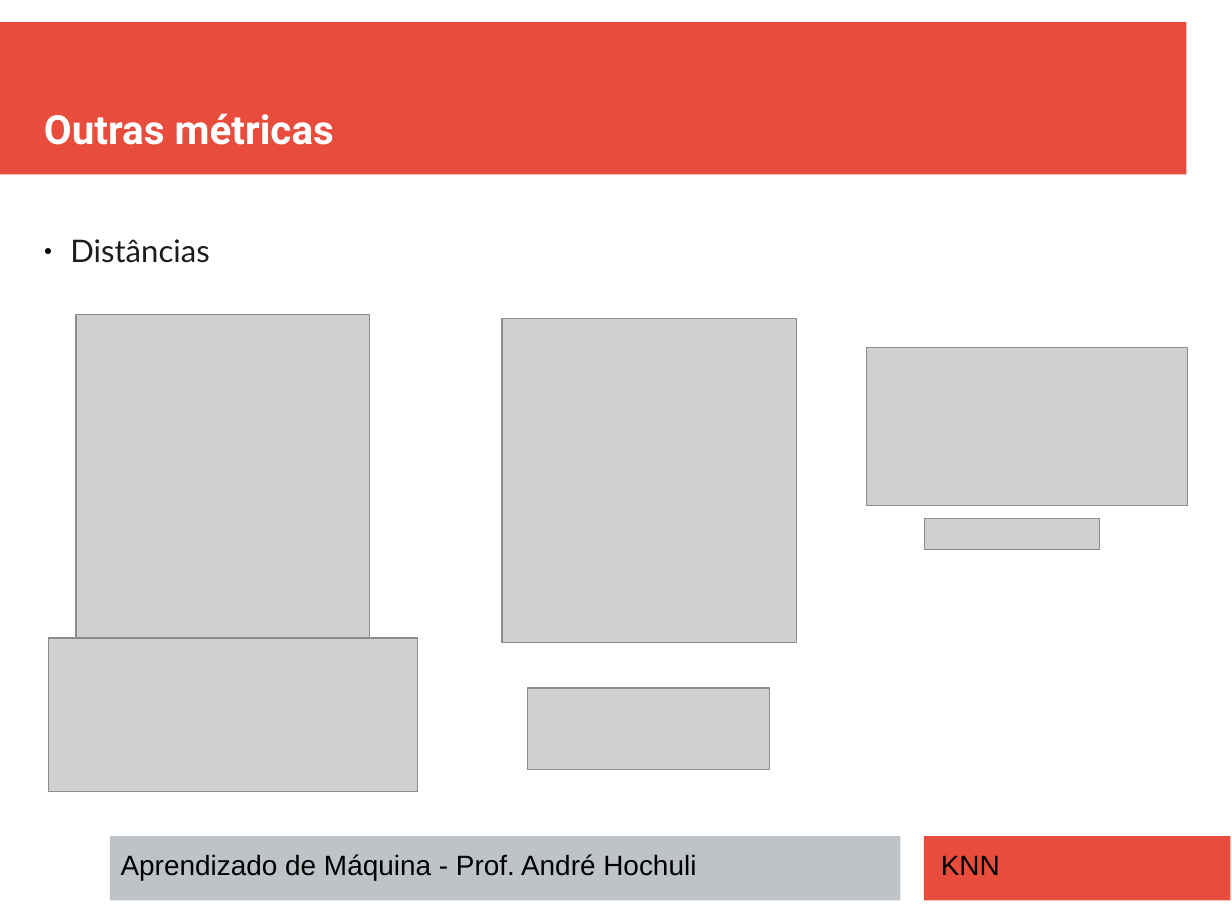
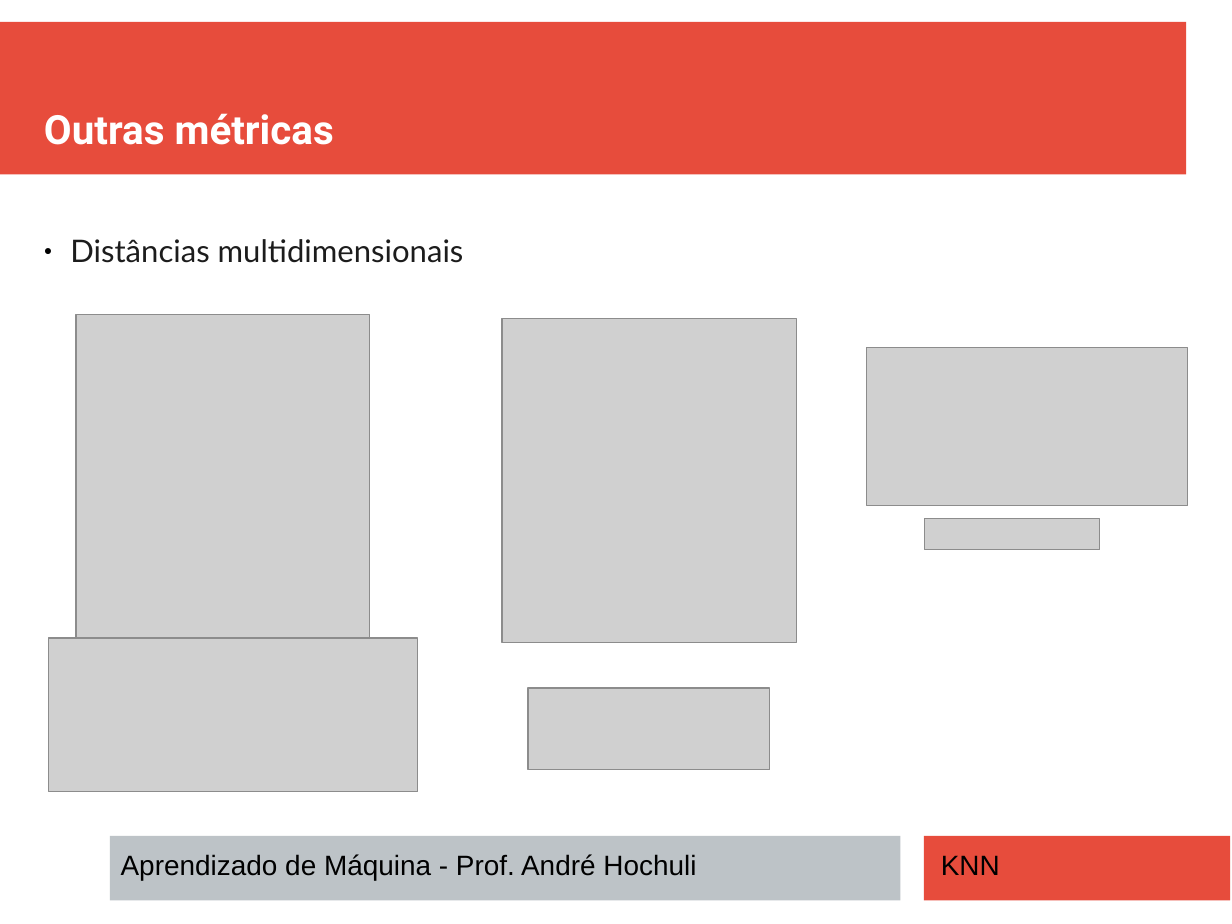
Before and after one commit to andrehochuli/teaching, a slide deck: slide 10 of AprendizadoMaquina/Tópico 02 - Aprendizado Supervisionado/KNN/Tópico 02 - Aprendizado-Supervisionado - KNN.pptx. Drawn at 1232x924 pixels with LibreOffice and Linux fonts; fonts in the diff are those of the drawing; grey boxes stand for pictures. Boxes give left, top, right and bottom in pixels: in the first picture for what was removed or moved away, otherwise in the second. Text is boxed around its words. In the diff, an @@ line names an element or a change of style, - is before the commit and + after.

```diff
--- a/AprendizadoMaquina/Tópico 02 - Aprendizado Supervisionado/KNN/Tópico 02 - Aprendizado-Supervisionado - KNN.pptx
+++ b/AprendizadoMaquina/Tópico 02 - Aprendizado Supervisionado/KNN/Tópico 02 - Aprendizado-Supervisionado - KNN.pptx
@@ text at (70,239,464,263): text changed @@
-● Distâncias
+● Distâncias multidimensionais
```
Also in this commit, not shown: 3 other slides changed, 2 other files.
